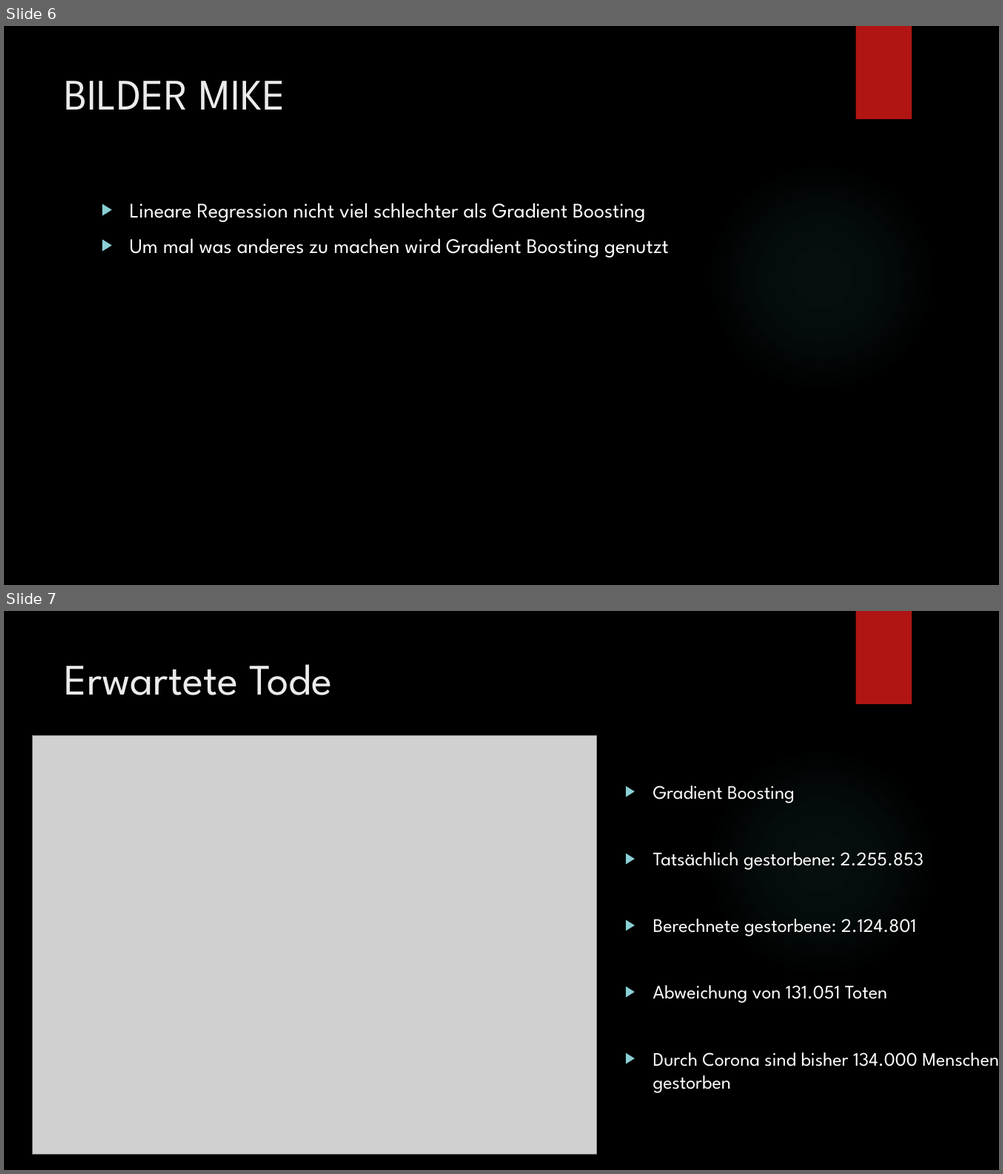
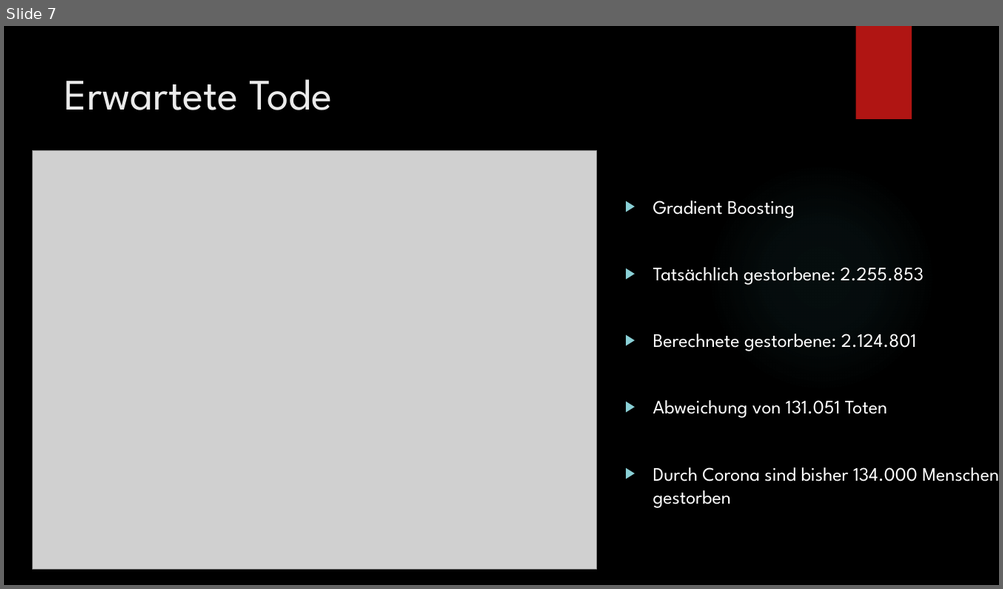
Before and after one commit to Flatric/PMDS, a slide deck: Präsi/Zwischenstand SW6.pptx. Shown one above the other, each under a label of ours: slides 6 and 7 before the commit, slide 7 after it. The pictures are 1003x1174 and 1003x589 pixels, drawn with LibreOffice and Linux fonts; fonts in the diff are those of the drawing; grey boxes stand for pictures; background and template pictures are left out. Boxes give left, top, right and bottom in pixels: in the first picture for what was removed or moved away, otherwise in the second. Text is boxed around its words. In the diff, an @@ line names an element or a change of style, - is before the commit and + after.

```diff
--- a/Präsi/Zwischenstand SW6.pptx
+++ b/Präsi/Zwischenstand SW6.pptx
@@ slide 6 removed at (x1=4, y1=26, x2=999, y2=585), background picture (left out); not listed: 2 template elements that a slide beside it also shows @@
@@ title removed at (x1=64, y1=81, x2=285, y2=110) @@
-BILDER MIKE
@@ text removed at (x1=130, y1=203, x2=669, y2=258) @@
-▶ Lineare Regression nicht viel schlechter als Gradient Boosting
-▶ Um mal was anderes zu machen wird Gradient Boosting genutzt
```
Also in this commit, not shown: 5 slides changed, 1 slide added.
